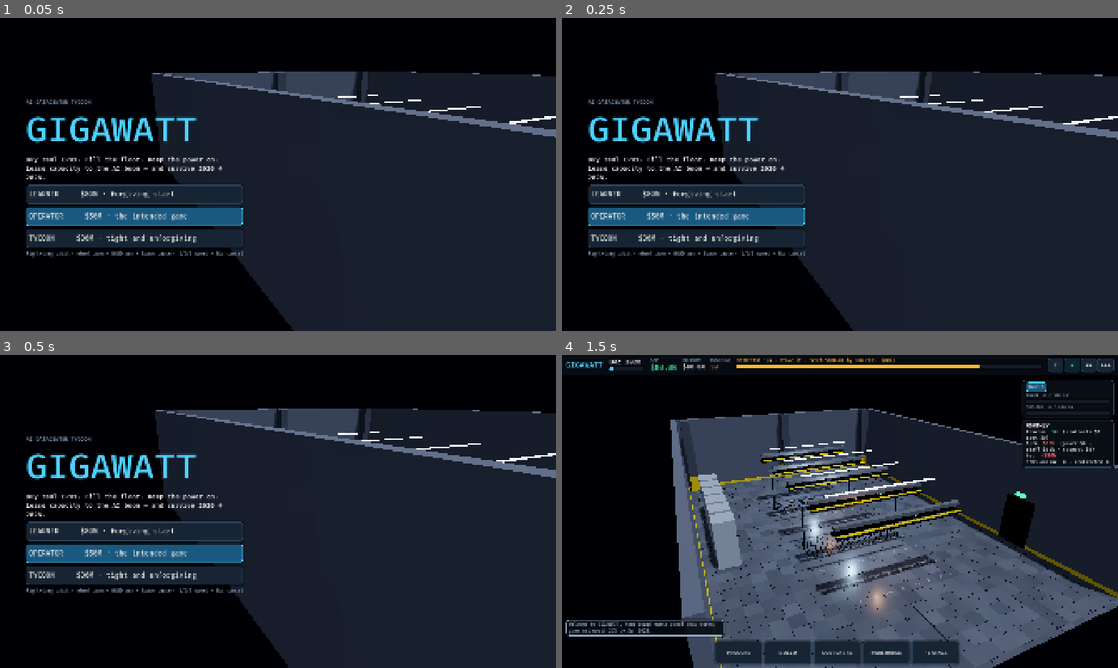
Above: before the commit, frames 1-4 (two rows, left to right).
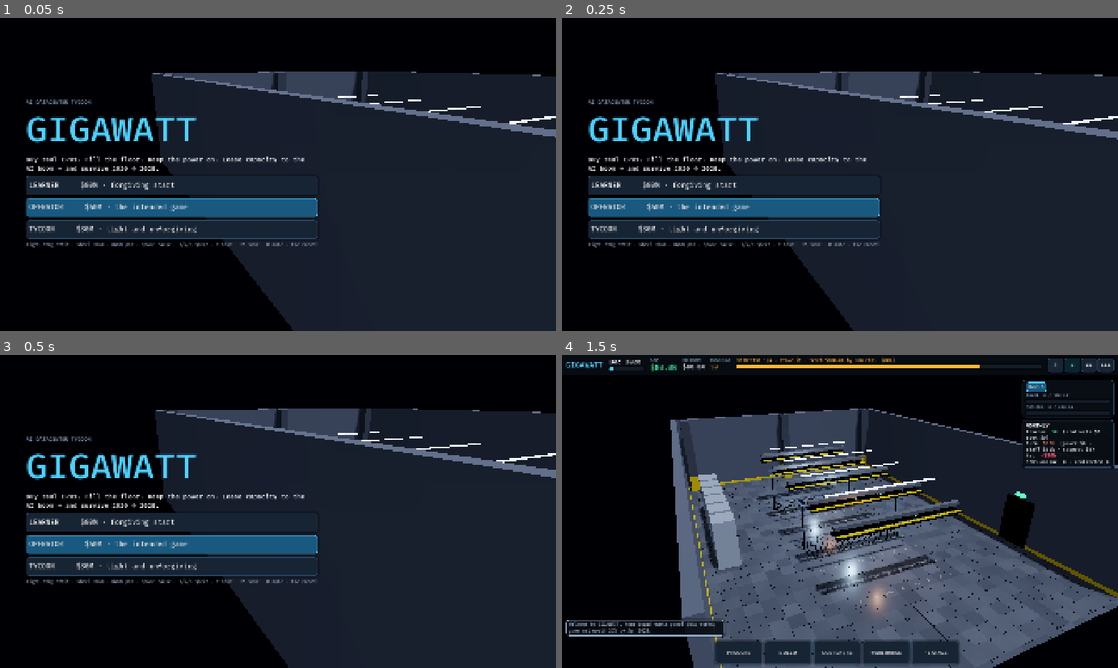
Above: after the commit, the same moments.

Repository: ixaxaar/gigawatt
Game: Godot game, scene res://main.tscn
Same seed, same stepped clock (60 frames per second), same inputs: the game is played once before the commit and once after it.
Inputs:
- Up to frame 1 (0.05 s): no input
- Up to frame 2 (0.25 s): no input
- Up to frame 3 (0.5 s): no input
- Up to frame 4 (1.5 s): click "LEARNER $80M · forgiving start" at 0.5 s; click "Hall A" at 1.25 s

The runs differ from the first frame. In frame 1, 7.6% of the frame differs, in the area x 4-58%, y 44-77%; in frame 2, 7.6%; in frame 3, 7.6%; in frame 4, nothing differs.

Commit message:
Godot: save/load (F5, yearly autosave, Continue), procedural sound, deterministic round-trip test
Co-Authored-By: Claude Sonnet 5.5 <noreply@anthropic.com>
Claude-Session: https://claude.ai/code/session_01LLtMda2V2RW37hdgtQmr2z

Diff:
--- /dev/null
+++ b/godot/game/audio.gd
@@ -0,0 +1,49 @@
+class_name GameAudio
+extends Node
+## Procedural audio: low datacenter hum (looped noise + 120 Hz) and short UI cues. No asset files.
+var _cues: Dictionary = {}
+var _players: Array[AudioStreamPlayer] = []
+var muted := false
+
+func _ready() -> void:
+	for i in 6:
+		var p := AudioStreamPlayer.new(); p.volume_db = -9.0; add_child(p); _players.append(p)
+	_cues["click"] = _tone([[900.0, 0.03]], 0.25)
+	_cues["buy"] = _tone([[520.0, 0.06], [780.0, 0.09]], 0.3)
+	_cues["good"] = _tone([[660.0, 0.07], [880.0, 0.07], [1100.0, 0.12]], 0.3)
+	_cues["bad"] = _tone([[300.0, 0.12], [220.0, 0.2]], 0.35)
+	_cues["incident"] = _tone([[440.0, 0.1], [0.0, 0.05], [440.0, 0.1], [330.0, 0.25]], 0.35)
+	_cues["month"] = _tone([[200.0, 0.04]], 0.12)
+	var hum := AudioStreamPlayer.new(); hum.stream = _hum(); hum.volume_db = -24.0; add_child(hum); hum.play()
+
+func play(kind: String) -> void:
+	if muted or not _cues.has(kind): return
+	for p in _players:
+		if not p.playing: p.stream = _cues[kind]; p.play(); return
+
+func _wav(data: PackedByteArray, loop := false) -> AudioStreamWAV:
+	var w := AudioStreamWAV.new(); w.format = AudioStreamWAV.FORMAT_16_BITS; w.mix_rate = 22050; w.data = data
+	if loop: w.loop_mode = AudioStreamWAV.LOOP_FORWARD; w.loop_end = data.size() / 2
+	return w
+
+func _tone(notes: Array, vol: float) -> AudioStreamWAV:
+	var d := PackedByteArray()
+	for n in notes:
+		var cnt := int(22050 * n[1])
+		for i in cnt:
+			var env := 1.0 - float(i) / cnt
+			var v := sin(TAU * n[0] * i / 22050.0) * env * vol if n[0] > 0.0 else 0.0
+			d.append_array(_s16(v))
+	return _wav(d)
+
+func _hum() -> AudioStreamWAV:
+	var d := PackedByteArray(); var lp := 0.0; var rng := RandomNumberGenerator.new(); rng.seed = 7
+	var n := 22050 * 4
+	for i in n:
+		lp += (rng.randf_range(-1, 1) - lp) * 0.04
+		var v := lp * 0.55 + sin(TAU * 120.0 * i / 22050.0) * 0.06 + sin(TAU * 60.0 * i / 22050.0) * 0.05
+		d.append_array(_s16(v))
+	return _wav(d, true)
+
+func _s16(v: float) -> PackedByteArray:
+	var b := PackedByteArray(); b.resize(2); b.encode_s16(0, int(clampf(v, -1.0, 1.0) * 32000.0)); return b
--- a/godot/game/sim.gd
+++ b/godot/game/sim.gd
@@ -34,6 +34,19 @@
 
 func make_hall(name: String, cool: String, slots: int, it_kw: float, cool_kw: float, plant: Dictionary) -> Dictionary:
 	return {"name": name, "cool": cool, "slots": slots, "it_kw": it_kw, "cool_kw": cool_kw, "racks": [], "plant": plant}
+
+# ---------- save / load ----------
+const SAVE_PATH := "user://gigawatt.save"
+static func has_save() -> bool: return FileAccess.file_exists(SAVE_PATH)
+func save_game() -> void:
+	s["rng_a"] = rng.a
+	var f := FileAccess.open(SAVE_PATH, FileAccess.WRITE); f.store_var(s, false)
+func load_game() -> bool:
+	Data.load_all()
+	if not has_save(): return false
+	var f := FileAccess.open(SAVE_PATH, FileAccess.READ); var d = f.get_var(false)
+	if typeof(d) != TYPE_DICTIONARY: return false
+	s = d; rng = Rng.new(0); rng.a = s.get("rng_a", 0); return true
 
 # ---------- helpers ----------
 func year() -> float: return 2020.0 + s.month / 12.0
--- a/godot/main.gd
+++ b/godot/main.gd
@@ -10,11 +10,15 @@
 var panel_open := false
 var placing := ""
 var started := false
+var audio: GameAudio
 
 func _ready() -> void:
 	Data.load_all()
 	hall = HallView.new(); add_child(hall)
 	hud = Hud.new(); add_child(hud)
+	audio = GameAudio.new(); add_child(audio)
+	hud.cue.connect(audio.play)
+	hud.continue_requested.connect(_continue)
 	hud.speed_changed.connect(func(v): speed = v)
 	hud.panel_toggled.connect(func(o): panel_open = o)
 	hud.place_requested.connect(_begin_place)
@@ -51,6 +55,14 @@
 	hud.set_chrome(true); hud.sim = sim; hud.hall_i = 0; hud.set_speed(1); hud.refresh(); started = true; clock = 0.0
 	for e in sim.s.log: hud.push_feed(e.level, e.text)
 
+func _continue() -> void:
+	var ns := Sim.new()
+	if not ns.load_game(): return
+	sim = ns; sim.logged.connect(hud.push_feed)
+	hall.cam.h_offset = 0.0; hall.sim = sim; hall.hall_i = 0; hall.thermal = false; hall.place_mode = ""; hall.auto_orbit = true; hall.dist = 17.0; hall.pitch = 0.42; hall.rebuild()
+	hud.set_chrome(true); hud.sim = sim; hud.hall_i = 0; hud.set_speed(1); hud.refresh(); started = true; clock = 0.0
+	hud.push_feed("info", "Game loaded.")
+
 func _begin_place(sys_id: String) -> void:
 	placing = sys_id; hall.place_mode = sys_id; hall.rebuild(); hud.place_banner.text = "PLACE: %s — click a slot  (Esc to cancel)" % Data.system(sys_id).name
 
@@ -76,6 +88,8 @@
 		KEY_1: hud.set_speed(1)
 		KEY_2: hud.set_speed(2)
 		KEY_3: hud.set_speed(3)
+		KEY_F5: sim.save_game(); hud.push_feed("info", "Saved.")
+		KEY_M: audio.muted = not audio.muted
 		KEY_T: hall.thermal = not hall.thermal; hall.rebuild()
 		KEY_P: hud.toggle_panel("procure")
 		KEY_B: hud.toggle_panel("plant")
@@ -98,6 +112,7 @@
 	if clock >= 1.0:
 		clock = 0.0
 		sim.advance(); hall.rebuild(); hud.refresh()
+		if sim.s.month % 12 == 0: sim.save_game()
 
 ## Screenshot/dev hook: GW_AUTOSTART=operator [GW_PANEL=procure] [GW_MONTHS=14]
 func _demo_setup() -> void:
--- /dev/null
+++ b/godot/tests/test_save.gd
@@ -0,0 +1,14 @@
+extends SceneTree
+func _init() -> void:
+	var a := Sim.new(); a.new_game(5, "operator")
+	for i in 30:
+		if not a.s.incident.is_empty(): a.resolve_incident(0)
+		a.advance()
+	a.save_game()
+	var b := Sim.new(); var ok := b.load_game()
+	for i in 12:
+		if not a.s.incident.is_empty(): a.resolve_incident(0)
+		if not b.s.incident.is_empty(): b.resolve_incident(0)
+		a.advance(); b.advance()
+	print("SAVE/LOAD ", "PASS" if ok and is_equal_approx(a.s.cash, b.s.cash) and a.s.month == b.s.month and typeof(b.s.month) == TYPE_INT else "FAIL", " ", a.s.cash, " ", b.s.cash)
+	quit(0)
--- a/godot/ui/hud.gd
+++ b/godot/ui/hud.gd
@@ -7,6 +7,8 @@
 signal hall_selected(i: int)
 signal new_game_requested(mode: String)
 signal panel_toggled(open: bool)
+signal continue_requested
+signal cue(kind: String)
 
 const C_BG := Color(0.04, 0.06, 0.09, 0.92)
 const C_LINE := Color(0.16, 0.27, 0.38)
@@ -49,6 +51,7 @@
 	b.add_theme_stylebox_override("pressed", _sb(base.darkened(0.2), C_CY, 8, 2, 10))
 	b.add_theme_stylebox_override("disabled", _sb(Color(0.06, 0.08, 0.1), Color(0.12, 0.16, 0.2), 8, 1, 10))
 	b.add_theme_color_override("font_disabled_color", Color(0.4, 0.45, 0.5))
+	b.pressed.connect(func(): cue.emit("click"))
 	b.pressed.connect(cb); return b
 
 func _bar(col: Color) -> ProgressBar:
@@ -148,6 +151,7 @@
 
 # ---------- feed & tooltips ----------
 func push_feed(level: String, text: String) -> void:
+	cue.emit("good" if level == "good" else ("bad" if level == "bad" else "month"))
 	var col := C_GR if level == "good" else (C_RD if level == "bad" else C_DIM)
 	var pc := PanelContainer.new(); pc.add_theme_stylebox_override("panel", _sb(Color(0.03, 0.05, 0.08, 0.8), col, 8, 1, 8)); pc.mouse_filter = Control.MOUSE_FILTER_IGNORE
 	var l := _label(text, 15, col.lightened(0.25)); l.autowrap_mode = TextServer.AUTOWRAP_WORD_SMART; l.custom_minimum_size = Vector2(520, 0); l.mouse_filter = Control.MOUSE_FILTER_IGNORE; pc.add_child(l); feed.add_child(pc)
@@ -291,6 +295,7 @@
 var _incident_ui: Control
 func show_incident(on_choice: Callable) -> void:
 	if _incident_ui != null: return
+	cue.emit("incident")
 	var inc: Dictionary = sim.s.incident; var card := Incidents.card(sim, inc.kind, inc.params)
 	var holder := Control.new(); holder.set_anchors_preset(Control.PRESET_FULL_RECT); root.add_child(holder); _incident_ui = holder
 	var dim := ColorRect.new(); dim.color = Color(0, 0, 0, 0.62); dim.set_anchors_preset(Control.PRESET_FULL_RECT); holder.add_child(dim)
@@ -330,4 +335,5 @@
 	var p := _label("Buy real GPUs. Fill the floor. Keep the power on. Lease capacity to the AI boom — and survive 2020 → 2028.", 22); p.autowrap_mode = TextServer.AUTOWRAP_WORD_SMART; vb.add_child(p)
 	for m in [["LEARNER", "learner", "$80M · forgiving start"], ["OPERATOR", "operator", "$50M · the intended game"], ["TYCOON", "tycoon", "$30M · tight and unforgiving"]]:
 		var b := _btn("%s     %s" % [m[0], m[2]], func(): holder.queue_free(); new_game_requested.emit(m[1]), m[1] == "operator", 24); b.custom_minimum_size = Vector2(560, 64); b.alignment = HORIZONTAL_ALIGNMENT_LEFT; vb.add_child(b)
-	vb.add_child(_label("Right-drag orbit · wheel zoom · WASD pan · Space pause · 1/2/3 speed · Esc cancel", 15, C_DIM))
+	if Sim.has_save(): var cb := _btn("CONTINUE", func(): holder.queue_free(); continue_requested.emit(), true, 24); cb.custom_minimum_size = Vector2(560, 64); cb.alignment = HORIZONTAL_ALIGNMENT_LEFT; vb.add_child(cb)
+	vb.add_child(_label("Right-drag orbit · wheel zoom · WASD pan · Space pause · 1/2/3 speed · T heat · F5 save · M mute · Esc cancel", 15, C_DIM))
Not shown, added: godot/assets/shaders/floor.gdshader.uid
Not shown, added: godot/assets/shaders/rack_face.gdshader.uid
Not shown, added: godot/game/audio.gd.uid
Not shown, removed: src/_probe.test.ts
